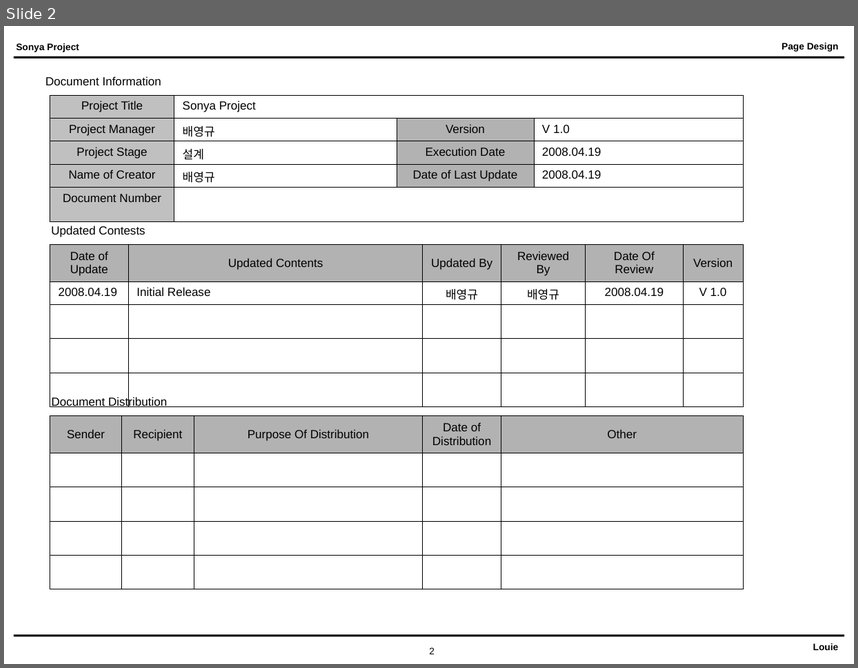
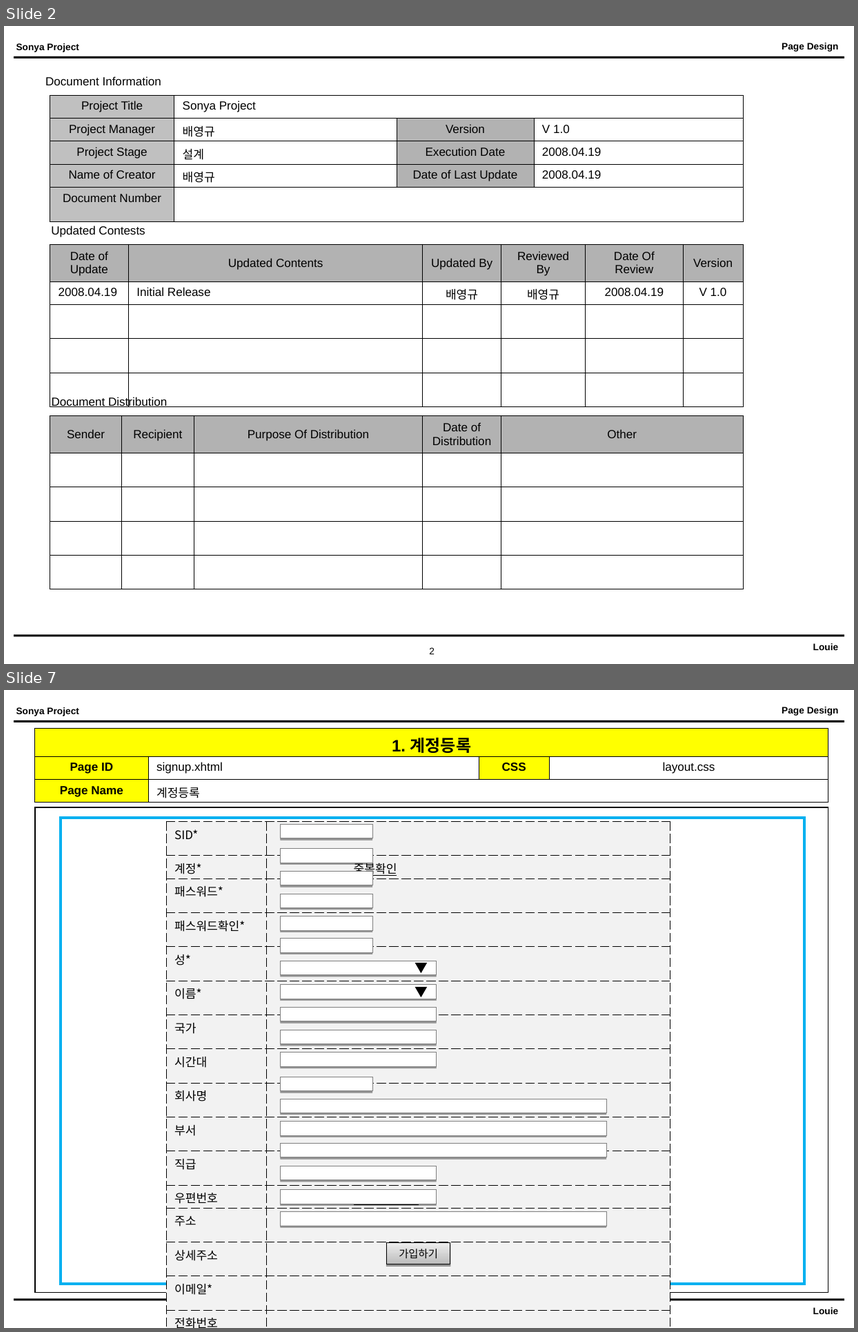
Before and after one commit to NathanaelFebrianto/sonya, a slide deck: sonya/doc/sonya_page_design_v01.ppt. Shown one above the other, each under a label of ours: slide 2 before the commit, slides 2 and 7 after it; the slides between them are not shown. The pictures are 858x668 and 858x1332 pixels, drawn with LibreOffice and Linux fonts; fonts in the diff are those of the drawing. Boxes give left, top, right and bottom in pixels: in the first picture for what was removed or moved away, otherwise in the second. Text is boxed around its words. In the diff, an @@ line names an element or a change of style, - is before the commit and + after.

```diff
--- a/sonya/doc/sonya_page_design_v01.ppt
+++ b/sonya/doc/sonya_page_design_v01.ppt
@@ slide 7 added at box(4, 690, 854, 1328), background #FFFFFF; not listed: 6 template elements that a slide beside it also shows @@
@@ table added at box(34, 728, 828, 802), 3 rows, 4 columns @@
+1. 계정등록 |  |  | 
+Page ID | signup.xhtml | CSS | layout.css
+Page Name | 계정등록 |  | 
@@ rectangle added at box(34, 807, 828, 1292), outline #000000 0.99 pt @@
@@ rectangle added at box(61, 818, 805, 1283), outline #00B0F0 2.01 pt @@
@@ table added at box(166, 822, 671, 1328), 18 rows, 2 columns @@
+SID* | 
+계정* | 중복확인
+패스워드* | 
+패스워드확인* | 
+성* | 
+이름* | 
+국가 | 
+시간대 | 
+회사명 | 
+부서 | 
+직급 | 
+우편번호 | 우편번호검색
+주소 | 
+상세주소 | 
+이메일* | 
+전화번호 | 
+휴대폰번호* | 
+웹사이트 | 
@@ rectangle added at box(280, 825, 372, 838), fill #FFFFFF, outline #7F7F7F 0.26 pt @@
@@ rectangle added at box(280, 848, 372, 862), fill #FFFFFF, outline #7F7F7F 0.26 pt @@
@@ rectangle added at box(280, 871, 372, 885), fill #FFFFFF, outline #7F7F7F 0.26 pt @@
@@ rectangle added at box(280, 893, 372, 907), fill #FFFFFF, outline #7F7F7F 0.26 pt @@
@@ rectangle added at box(280, 916, 372, 929), fill #FFFFFF, outline #7F7F7F 0.26 pt @@
@@ rectangle added at box(280, 938, 372, 952), fill #FFFFFF, outline #7F7F7F 0.26 pt @@
@@ rectangle added at box(280, 960, 436, 974), fill #FFFFFF, outline #7F7F7F 0.26 pt, 11 pt, text #000000 @@
+▼
@@ rectangle added at box(280, 984, 436, 998), fill #FFFFFF, outline #7F7F7F 0.26 pt, 11 pt, text #000000 @@
+▼
@@ rectangle added at box(280, 1007, 436, 1021), fill #FFFFFF, outline #7F7F7F 0.26 pt @@
@@ rectangle added at box(280, 1029, 436, 1043), fill #FFFFFF, outline #7F7F7F 0.26 pt @@
@@ rectangle added at box(280, 1052, 436, 1067), fill #FFFFFF, outline #7F7F7F 0.26 pt @@
@@ rectangle added at box(280, 1077, 372, 1090), fill #FFFFFF, outline #7F7F7F 0.26 pt @@
@@ rectangle added at box(280, 1098, 606, 1112), fill #FFFFFF, outline #7F7F7F 0.26 pt @@
@@ rectangle added at box(280, 1121, 606, 1134), fill #FFFFFF, outline #7F7F7F 0.26 pt @@
@@ rectangle added at box(280, 1143, 606, 1156), fill #FFFFFF, outline #7F7F7F 0.26 pt @@
@@ rectangle added at box(280, 1165, 436, 1180), fill #FFFFFF, outline #7F7F7F 0.26 pt @@
@@ rectangle added at box(280, 1189, 436, 1203), fill #FFFFFF, outline #7F7F7F 0.26 pt @@
@@ rectangle added at box(280, 1211, 606, 1225), fill #FFFFFF, outline #7F7F7F 0.26 pt @@
@@ rectangle added at box(386, 1243, 450, 1264), fill gradient #BCBCBC to #EDEDED, outline #000000 0.74 pt, 9 pt, text #000000 @@
+가입하기
```
Also in this commit, not shown: 2 slides changed, 3 other slides added, 1 other file.
